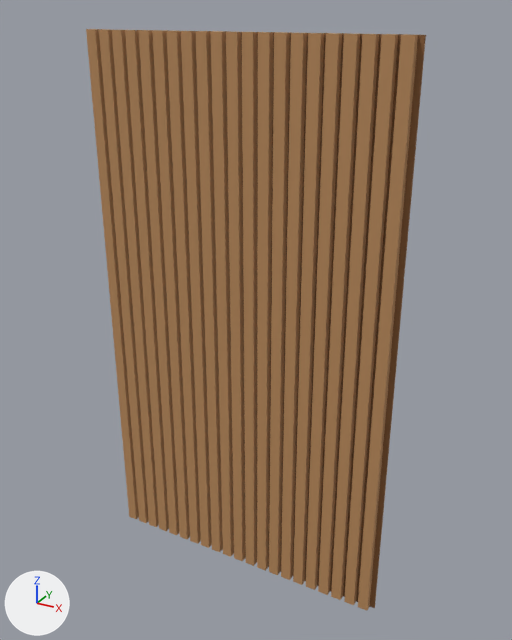
What one commit did to the glTF model dist/web/modelos/painel_ripado_150x260.glb.
Both versions are drawn from a 50 mm camera at (1.5, -2.56, 2.68) aimed at (0.06, 0.07, 1.37). The axes (+X, +Y, +Z) are drawn at lower left. The lights are the same throughout. The picture after the commit comes second. Vertices at exactly the same position are counted once.

The first picture shows 'painel_ripado_150x260'.
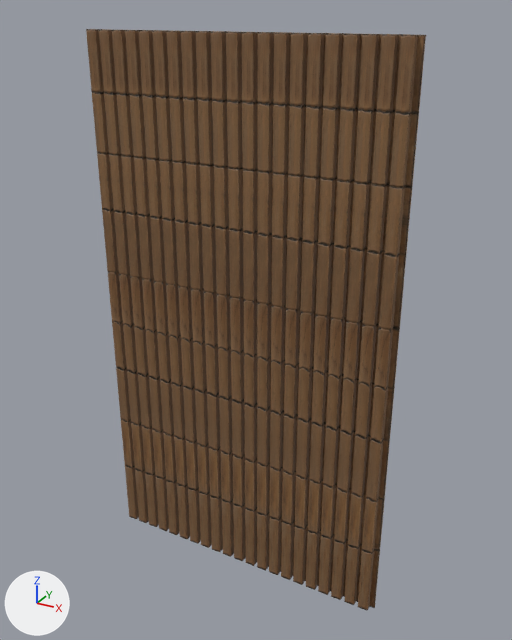
Location of each change, (x1, y1, x2, y2) in pixels of the pictures (512 x 640 px):
'painel_ripado_150x260', surface changed (darker)
    both: (86, 29, 426, 611)

What changed in the scene script:
```text
Add img_wood_planks_normal:
    img_wood_planks_normal = load_image('wood_planks_normal', '_unpacked/wood_planks_normal', 2048, 2048, 'Non-Color')
Add img_wood_planks_diffuse:
    img_wood_planks_diffuse = load_image('wood_planks_diffuse', '_unpacked/wood_planks_diffuse', 2048, 2048, 'sRGB')
Add img_wood_planks_roughness_metallic_roughness:
    img_wood_planks_roughness_metallic_roughness = load_image('wood_planks_roughness_metallic_roughness', '_unpacked/wood_planks_roughness_metallic_roughness', 2048, 2048, 'Non-Color')
Change mat_madeira_escura:
    remove # nodes: BsdfPrincipled, OutputMaterial
    remove # colours: brown #8a6039
    nodes: BsdfPrincipled, Math x2, NormalMap, OutputMaterial, SeparateColor, TexImage x3
    uses the picture img_wood_planks_diffuse
    uses the picture img_wood_planks_normal
    uses the picture img_wood_planks_roughness_metallic_roughness
Change mat_madeira:
    remove # nodes: BsdfPrincipled, OutputMaterial
    remove # colours: orange #b98a5b
    nodes: BsdfPrincipled, Math x2, NormalMap, OutputMaterial, SeparateColor, TexImage x3
    uses the picture img_wood_planks_diffuse
    uses the picture img_wood_planks_normal
    uses the picture img_wood_planks_roughness_metallic_roughness
Change me_painel_ripado_150x260:
    where me_painel_ripado_150x260.from_pydata(...)  # 176 vertices, 264 faces; spans x -0.75..0.75, y -0.02..0.02, z 0.0..2.6
    used by ob_painel_ripado_150x260; location = (0.0, 0.0, 0.0)
    me_painel_ripado_150x260 part 1: texture (UV) coordinates changed
```
